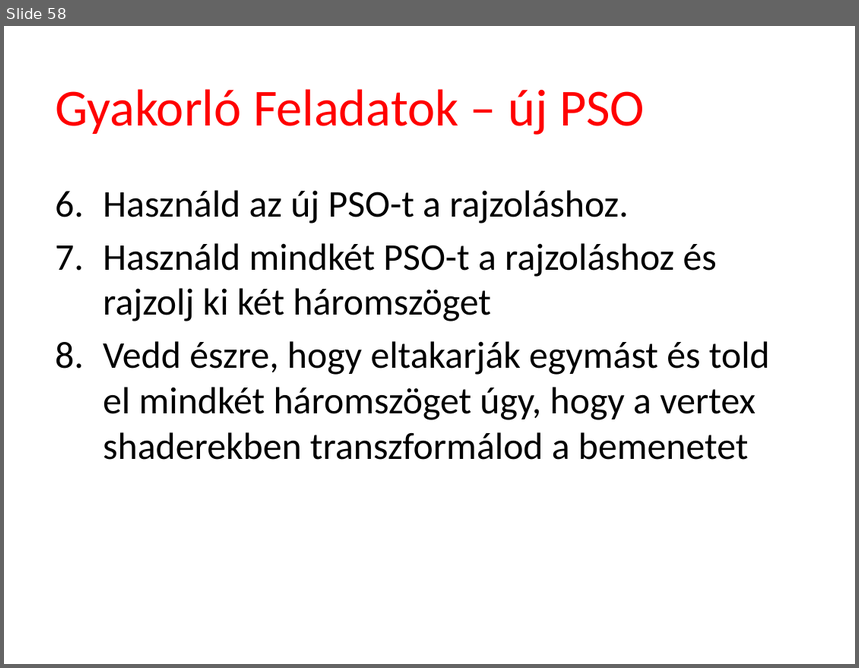
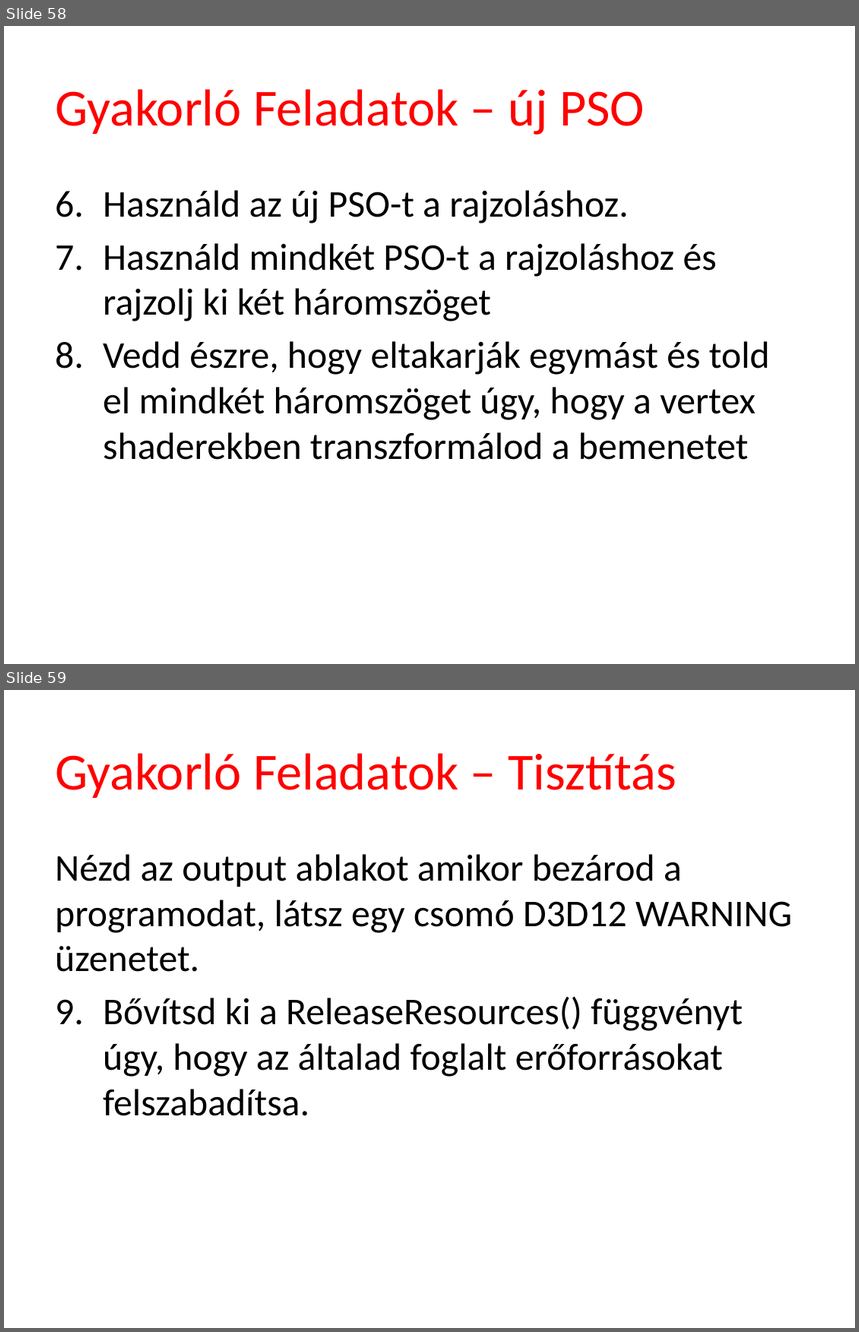
Before and after one commit to tyekx/dx12, a slide deck: Slides/gg000-HelloTriangle.pptx. Shown one above the other, each under a label of ours: slide 58 before the commit, slides 58 and 59 after it. The pictures are 859x668 and 859x1332 pixels, drawn with LibreOffice and Linux fonts; fonts in the diff are those of the drawing; background and template pictures are left out. Boxes give left, top, right and bottom in pixels: in the first picture for what was removed or moved away, otherwise in the second. Text is boxed around its words. In the diff, an @@ line names an element or a change of style, - is before the commit and + after.

```diff
--- a/Slides/gg000-HelloTriangle.pptx
+++ b/Slides/gg000-HelloTriangle.pptx
@@ slide 59 added at <box>4,690,855,1328</box>, background #FFFFFF @@
@@ title added at <box>55,753,677,798</box>, 44 pt, text #FF0000 @@
+Gyakorló Feladatok – Tisztítás
@@ text added at <box>55,854,792,1116</box>, 32 pt, text #000000 @@
+Nézd az output ablakot amikor bezárod a programodat, látsz egy csomó D3D12 WARNING üzenetet.
+9. Bővítsd ki a ReleaseResources() függvényt úgy, hogy az általad foglalt erőforrásokat felszabadítsa.
```
Also in this commit, not shown: 2 slides changed, 2 slides removed.
